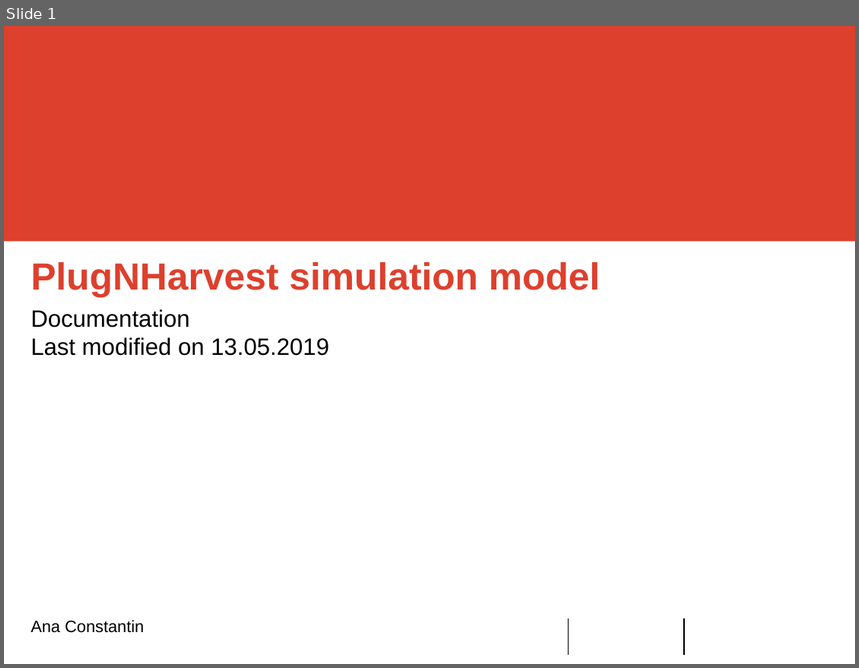
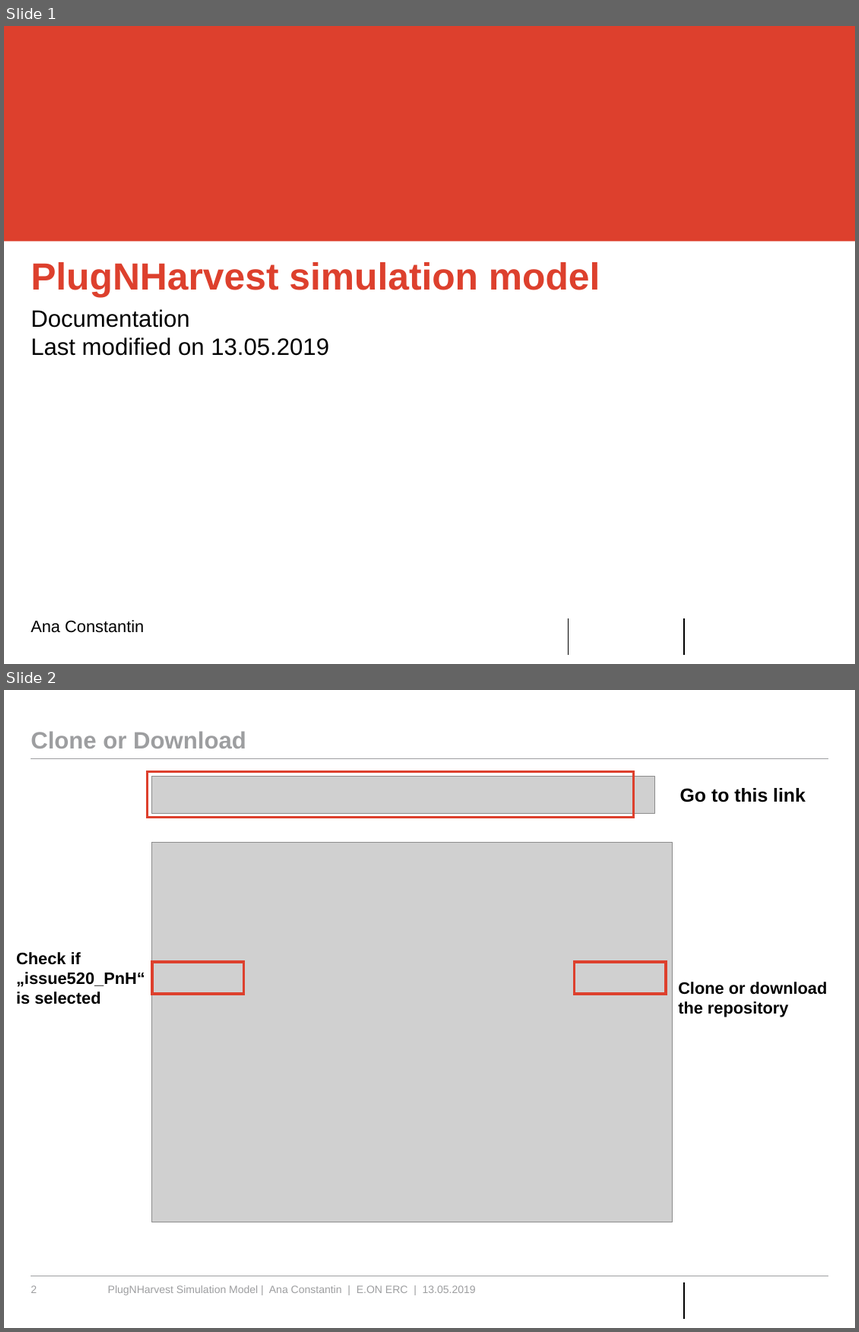
Before and after one commit to RWTH-EBC/AixLib, a slide deck: AixLib/Resources/PlugNHarvest/Presentation PlugNHarvest Model.pptx. Shown one above the other, each under a label of ours: slide 1 before the commit, slides 1 and 2 after it. The pictures are 859x668 and 859x1332 pixels, drawn with LibreOffice and Linux fonts; fonts in the diff are those of the drawing; grey boxes stand for pictures; background and template pictures are left out. Boxes give left, top, right and bottom in pixels: in the first picture for what was removed or moved away, otherwise in the second. Text is boxed around its words. In the diff, an @@ line names an element or a change of style, - is before the commit and + after.

```diff
--- a/AixLib/Resources/PlugNHarvest/Presentation PlugNHarvest Model.pptx
+++ b/AixLib/Resources/PlugNHarvest/Presentation PlugNHarvest Model.pptx
@@ slide 2 added at (4, 690, 855, 1328), background #FFFFFF; not listed: 1 template element that a slide beside it also shows @@
@@ title added at (31, 731, 246, 749), 20 pt, text #9D9EA0, bold @@
+Clone or Download
@@ line added from (31, 759) to (829, 759), #9D9EA0 0.5 pt @@
@@ rectangle added at (147, 772, 634, 818), outline #DD402D 2.25 pt @@
@@ picture added at (152, 777, 655, 813) @@
@@ text added at (680, 788, 806, 802), 16 pt, text #000000, bold @@
+Go to this link
@@ picture added at (152, 842, 672, 1222) @@
@@ text added at (16, 952, 145, 1005), 14 pt, text #000000, bold @@
+Check if
+„issue520_PnH“
+is selected
@@ rectangle added at (152, 962, 244, 994), outline #DD402D 2.25 pt @@
@@ rectangle added at (574, 962, 666, 994), outline #DD402D 2.25 pt @@
@@ text added at (678, 982, 828, 1018), 14 pt, text #000000, bold @@
+Clone or download
+the repository
@@ line added from (31, 1277) to (829, 1277), #9D9EA0 0.5 pt @@
@@ page number added at (31, 1286, 37, 1293), 9 pt, text #9D9EA0 @@
+2
@@ text added at (108, 1286, 476, 1296), 9 pt, text #9D9EA0 @@
+PlugNHarvest Simulation Model | Ana Constantin | E.ON ERC | 13.05.2019
```
Also in this commit, not shown: 21 slides changed, 2 other slides added, 1 slide removed, 1 other file.
